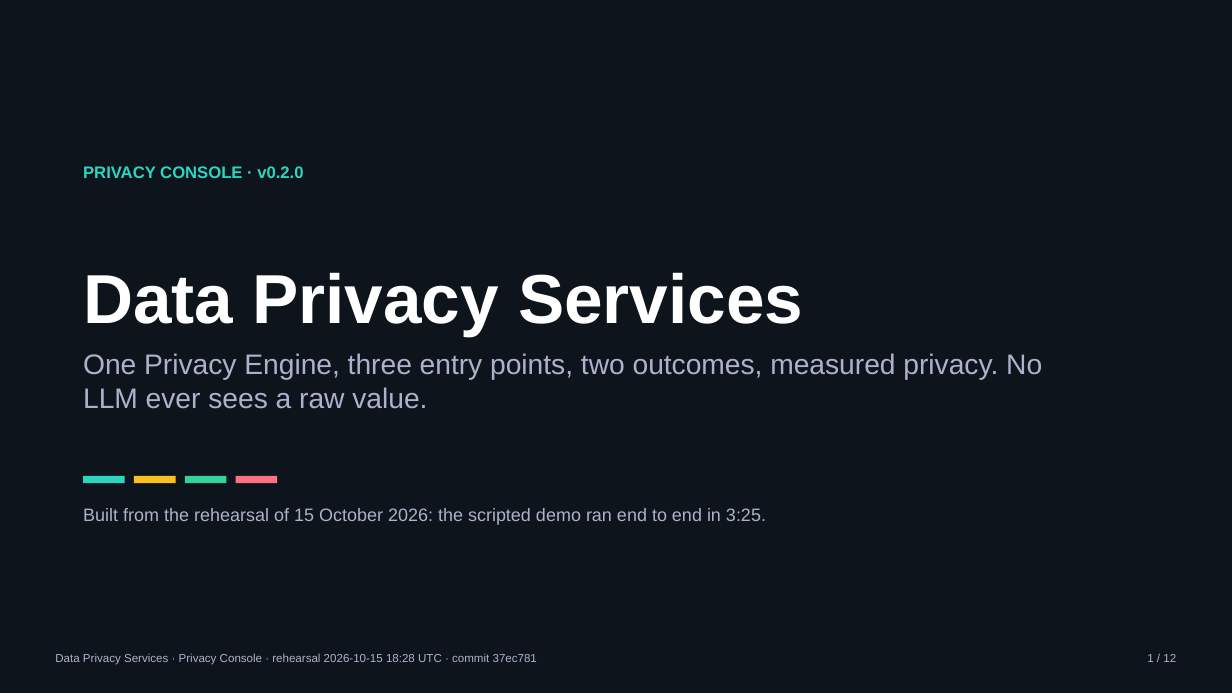
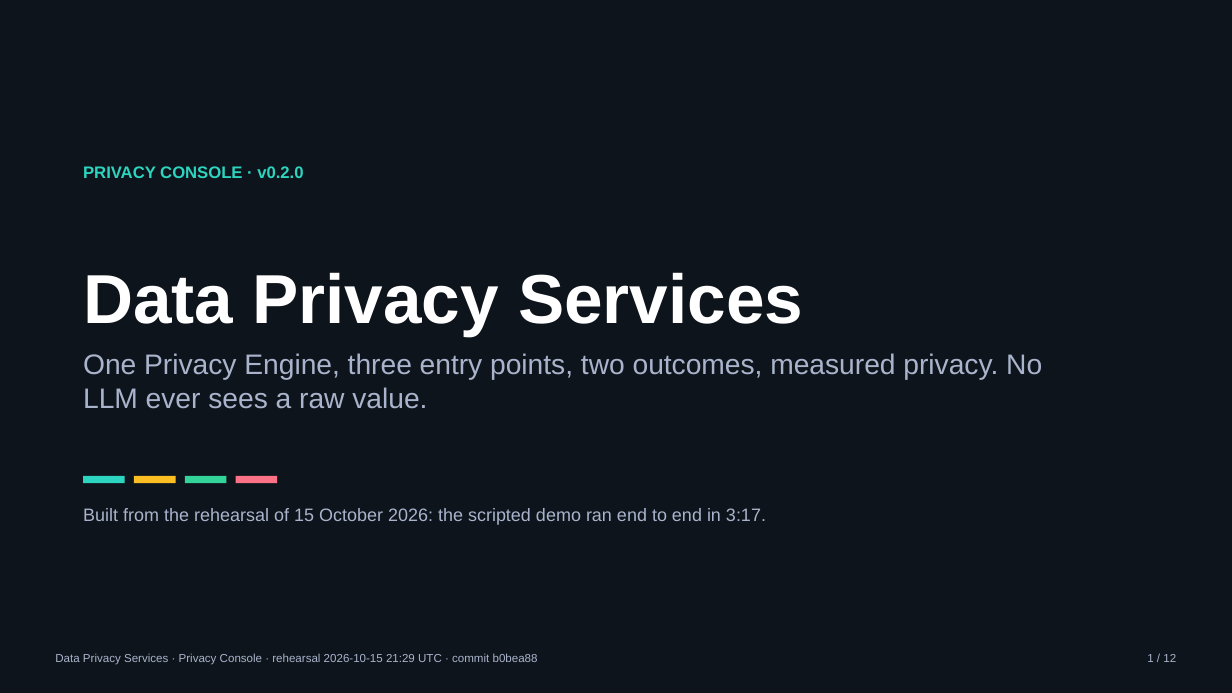
Before and after one commit to NilenduGanguli/data-privacy-services, a slide deck: slide 1 of docs/demo/dps-showcase.pptx. Drawn at 1232x693 pixels with LibreOffice and Linux fonts; fonts in the diff are those of the drawing. Boxes give left, top, right and bottom in pixels: in the first picture for what was removed or moved away, otherwise in the second. Text is boxed around its words. In the diff, an @@ line names an element or a change of style, - is before the commit and + after.

Commit message:
fix(fdemo): the showcase deck is rebuilt from a rehearsal of the fixed demo, after two runs in a row
Review S6b r1: three rehearsals in a row on this lane's full stack, no
reset, against a MongoDB target put back into the 28799 state: full,
--skip-oracle --skip-scanner, then --console, every one PASS. The deck is
built --strict from the --console run at b0bea88 (3:17, API path 3:04);
a second build is byte-identical. The presenter script's status and the
deviation log record the runs.

```diff
--- a/docs/demo/dps-showcase.pptx
+++ b/docs/demo/dps-showcase.pptx
@@ text at [83,508,766,525]: text changed @@
-Built from the rehearsal of 15 October 2026: the scripted demo ran end to end in 3:25.
+Built from the rehearsal of 15 October 2026: the scripted demo ran end to end in 3:17.
@@ text at [55,653,538,665]: text changed @@
-Data Privacy Services · Privacy Console · rehearsal 2026-10-15 18:28 UTC · commit 37ec781
+Data Privacy Services · Privacy Console · rehearsal 2026-10-15 21:29 UTC · commit b0bea88
```
Also in this commit, not shown: 11 other slides changed, 2 other files.
